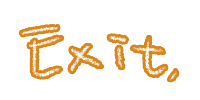
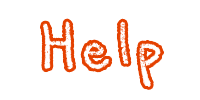
Revision of a layered (200, 100) image; what changed, layer by layer:
hid "exit" over [21, 26, 177, 80]
showed "help", painted on it over [42, 21, 162, 87]
